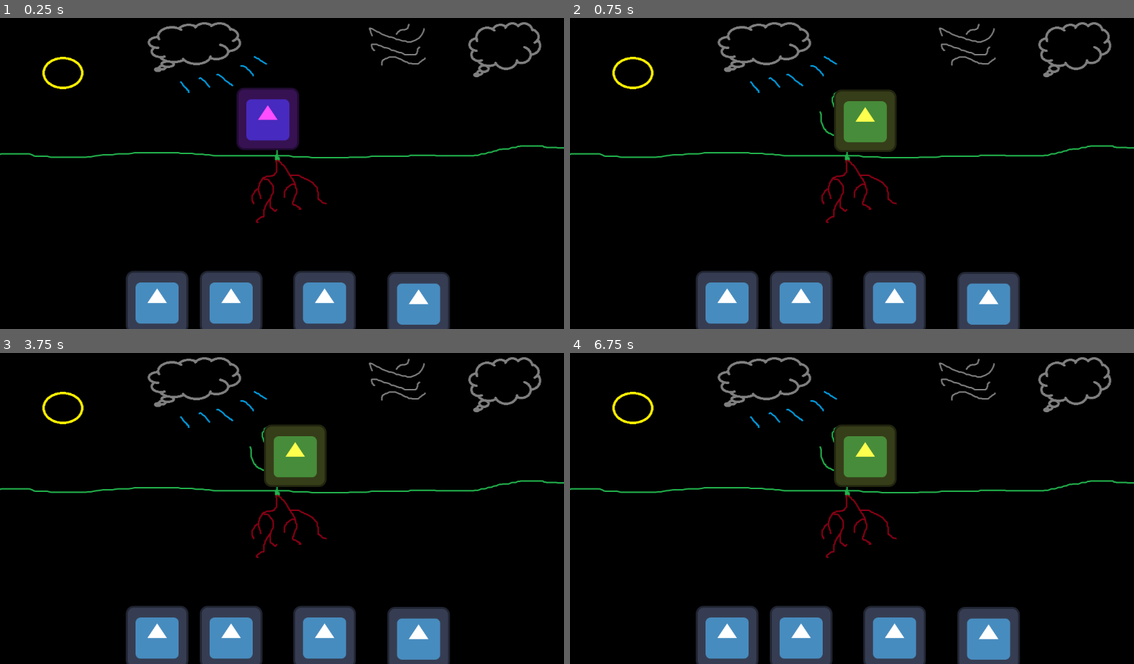
Above: before the commit, frames 1-4 (two rows, left to right).
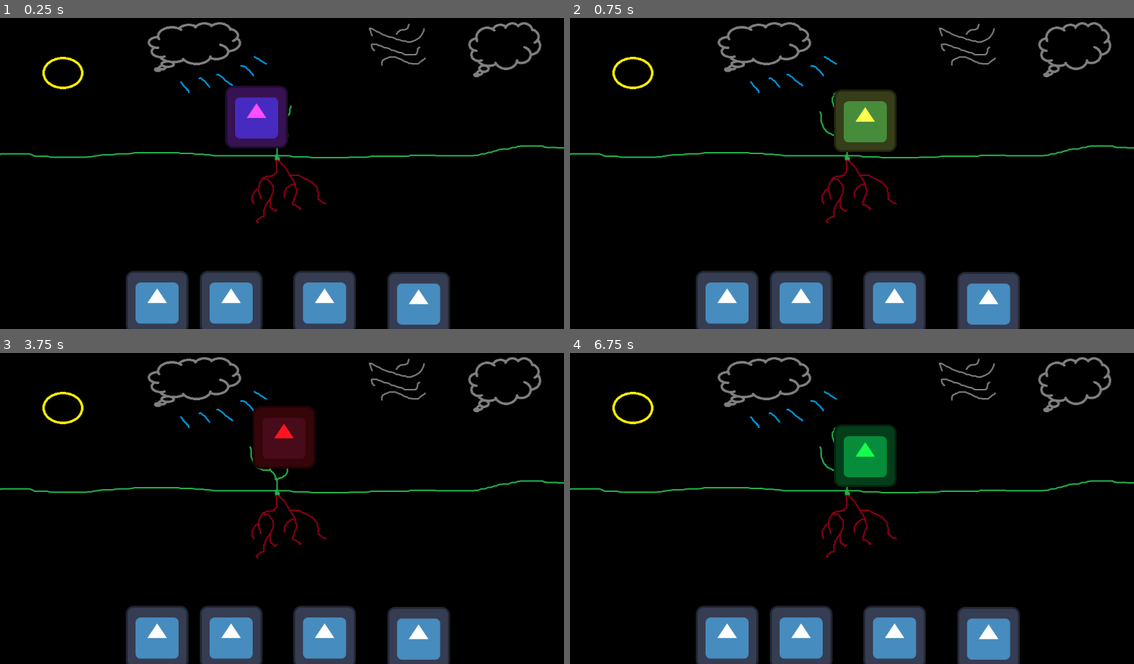
Above: after the commit, the same moments.

Repository: RadekGrzankowski/RatunkuJestemDrzewem
Game: Godot game, scene res://Scenes/Levels/my_level.tscn
Same seed, same stepped clock (60 frames per second), same inputs: the game is played once before the commit and once after it. The engine's default icon, where the game draws it, is replaced by a stand-in: a white triangle on a blue panel in a dark square.
Inputs (mouse positions are in pixels of both pictures, inside the frame that each line leads up to):
- Up to frame 1 (0.25 s): no input
- Up to frame 2 (0.75 s): click (727, 297) at 0.5 s
- Up to frame 3 (3.75 s): click (157, 632) at 1.25 s; click (157, 632) at 2 s; tap Enter at 2.75 s; tap Space at 3.5 s
- Up to frame 4 (6.75 s): tap Enter at 4.25, 5.75 s; tap Space at 5, 6.5 s

The runs differ from the first frame. In frame 1, 1.7% of the frame differs, in the area x 39-54%, y 21-43%; in frame 2, nothing differs; in frame 3, 3.1%, in the area x 44-58%, y 17-44%; in frame 4, 2.2%.

Commit message:
timer mechanic

Diff:
--- /dev/null
+++ b/OtherScripts/Timer.gd
@@ -0,0 +1,11 @@
+extends Timer
+
+
+# Called when the node enters the scene tree for the first time.
+func _ready():
+	pass # Replace with function body.
+
+
+# Called every frame. 'delta' is the elapsed time since the previous frame.
+func _process(delta):
+	pass
--- a/Scenes/Levels/my_level.tscn
+++ b/Scenes/Levels/my_level.tscn
@@ -1,6 +1,7 @@
-[gd_scene load_steps=5 format=3 uid="uid://bssvun7258ccp"]
+[gd_scene load_steps=6 format=3 uid="uid://bssvun7258ccp"]
 
 [ext_resource type="Texture2D" uid="uid://b8m1qqhivxwea" path="res://Assets/placeholder1.png" id="1_ga0ca"]
+[ext_resource type="Script" path="res://OtherScripts/Timer.gd" id="2_a8mf8"]
 [ext_resource type="Texture2D" uid="uid://b3u7o4pg7wx2w" path="res://Assets/icon.svg" id="2_x6d2e"]
 [ext_resource type="Script" path="res://UI/Button.gd" id="3_8x1bp"]
 
@@ -15,6 +16,11 @@
 offset_bottom = 554.0
 scale = Vector2(2.32447, 5.44001)
 script = ExtResource("3_8x1bp")
+
+[node name="Timer" type="Timer" parent="Button"]
+wait_time = 2.613
+one_shot = true
+script = ExtResource("2_a8mf8")
 
 [node name="Placeholder1" type="Sprite2D" parent="."]
 position = Vector2(576, 325)
@@ -35,7 +41,7 @@
 [node name="Icon" type="Sprite2D" parent="."]
 modulate = Color(1, 0.301961, 1, 1)
 material = SubResource("CanvasItemMaterial_sv68v")
-position = Vector2(547, 218)
+position = Vector2(524, 214)
 texture = ExtResource("2_x6d2e")
 
 [node name="Icon5" type="Sprite2D" parent="."]
@@ -48,4 +54,18 @@
 position = Vector2(321, 593)
 texture = ExtResource("2_x6d2e")
 
+[node name="Icon7" type="Sprite2D" parent="."]
+visible = false
+modulate = Color(1, 0.0784314, 0.129412, 1)
+position = Vector2(580, 184)
+texture = ExtResource("2_x6d2e")
+
+[node name="Icon8" type="Sprite2D" parent="."]
+visible = false
+modulate = Color(0.0823529, 1, 0.305882, 1)
+position = Vector2(603, 222)
+texture = ExtResource("2_x6d2e")
+
 [connection signal="pressed" from="Button" to="Button" method="_on_pressed"]
+[connection signal="timeout" from="Button/Timer" to="Button" method="_on_timer_timeout"]
+[connection signal="timeout" from="Button/Timer" to="Button/Timer" method="_on_timeout"]
--- a/UI/Button.gd
+++ b/UI/Button.gd
@@ -1,6 +1,6 @@
 extends Button
-
-
+var IsOnCooldown = false;
+var EvolutioLevel = 0;
 # Called when the node enters the scene tree for the first time.
 func _ready():
 	pass # Replace with function body.
@@ -12,5 +12,26 @@
 
 
 func _on_pressed():
-	$"../Icon".visible = false;
-	$"../Icon5".visible = true;
+	if IsOnCooldown == false:
+		IsOnCooldown = true;
+		$Timer.start();
+		print("bonk");
+		if EvolutioLevel == 2:
+			$"../Icon7".visible = false;
+			$"../Icon8".visible = true;
+			EvolutioLevel = EvolutioLevel + 1;
+		if EvolutioLevel == 1:
+			$"../Icon5".visible = false;
+			$"../Icon7".visible = true;
+			EvolutioLevel = EvolutioLevel + 1;
+		if EvolutioLevel == 0:
+			$"../Icon".visible = false;
+			$"../Icon5".visible = true;
+			EvolutioLevel = EvolutioLevel + 1;
+	else:
+		print("is on cooldown");
+
+
+func _on_timer_timeout():
+	print ("dziala");
+	IsOnCooldown = false;
Renamed: UI/ButtonBranches.tscn -> UI/UI_Scenes/ButtonBranches.tscn
Renamed: control.tscn -> UI/UI_Scenes/control.tscn
